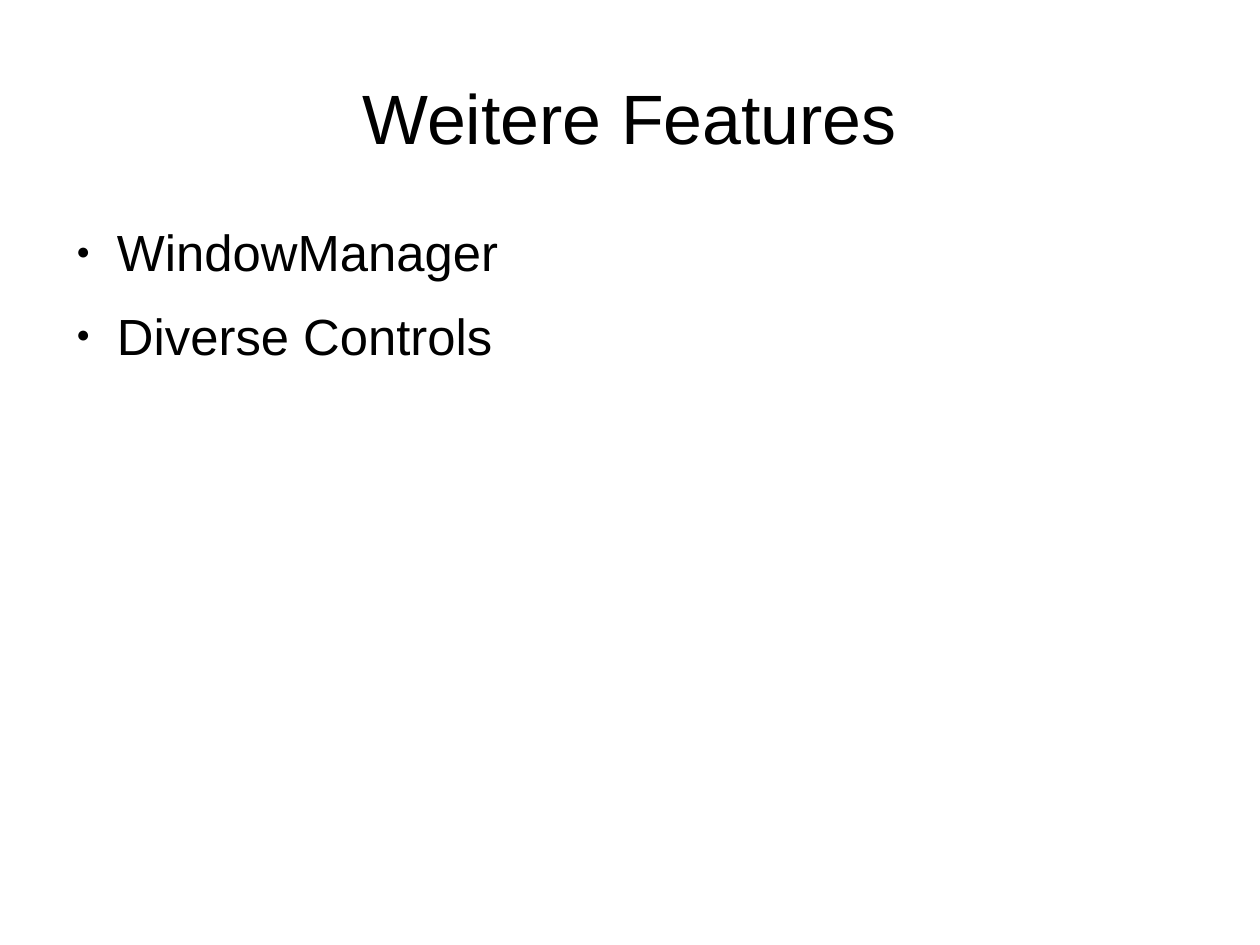
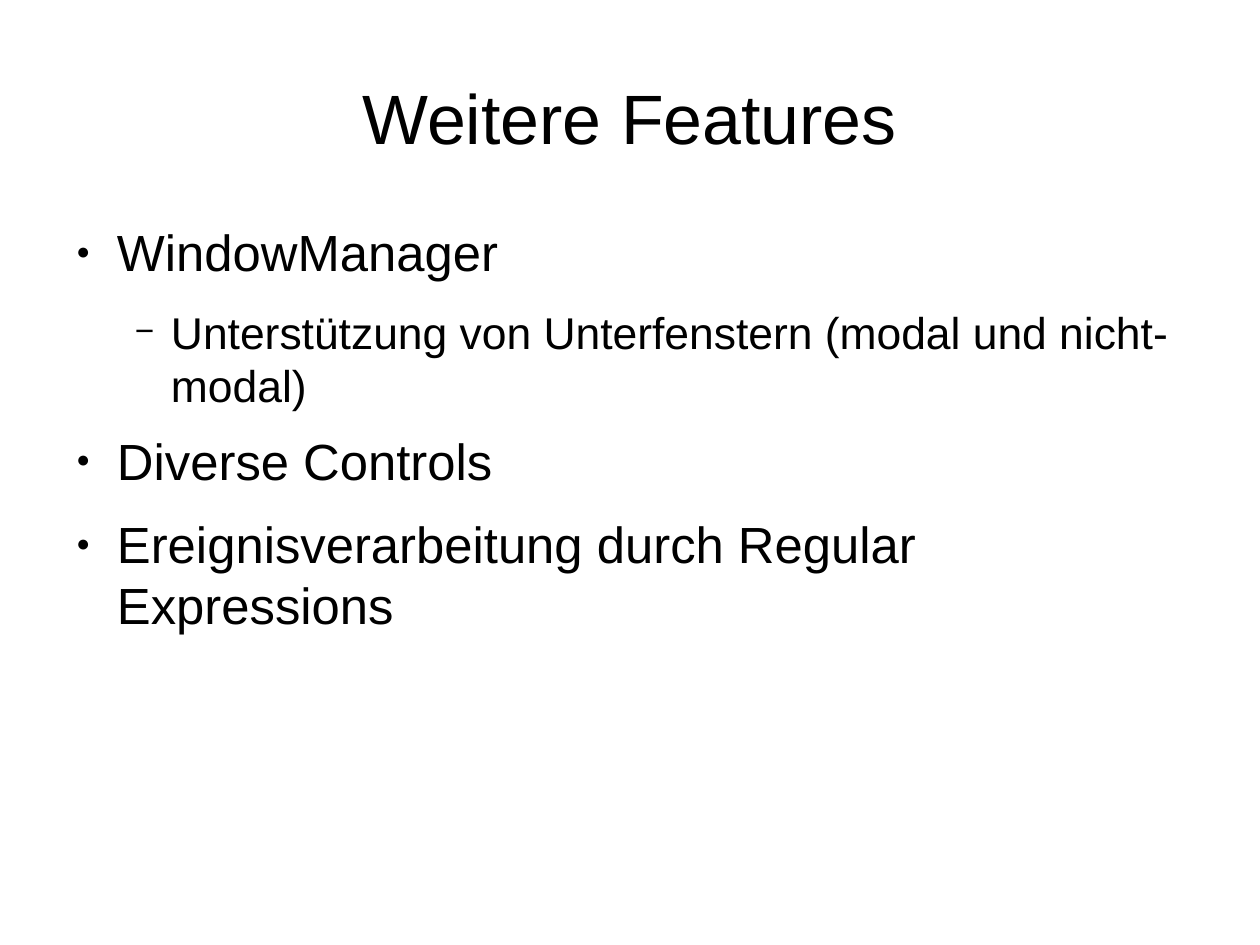
Before and after one commit to hheimbuerger/yaxgl, a slide deck: slide 10 of documents/Praesentationen/Projektabschlusspraesentation.odp (slide 7 before the commit). Drawn at 1260x945 pixels with LibreOffice and Linux fonts; fonts in the diff are those of the drawing; background and template pictures are left out. Boxes give left, top, right and bottom in pixels: in the first picture for what was removed or moved away, otherwise in the second. Text is boxed around its words. In the diff, an @@ line names an element or a change of style, - is before the commit and + after.

```diff
--- a/documents/Praesentationen/Projektabschlusspraesentation.odp
+++ b/documents/Praesentationen/Projektabschlusspraesentation.odp
@@ text at <box>171,316,1168,411</box>: paragraph added @@
+  − Unterstützung von Unterfenstern (modal und nicht-modal)
@@ text at <box>117,526,916,635</box>: paragraph added @@
+● Ereignisverarbeitung durch Regular Expressions
```
Also in this commit, not shown: 5 other slides changed, 2 slides added, 3 slides removed, 7 other files.
